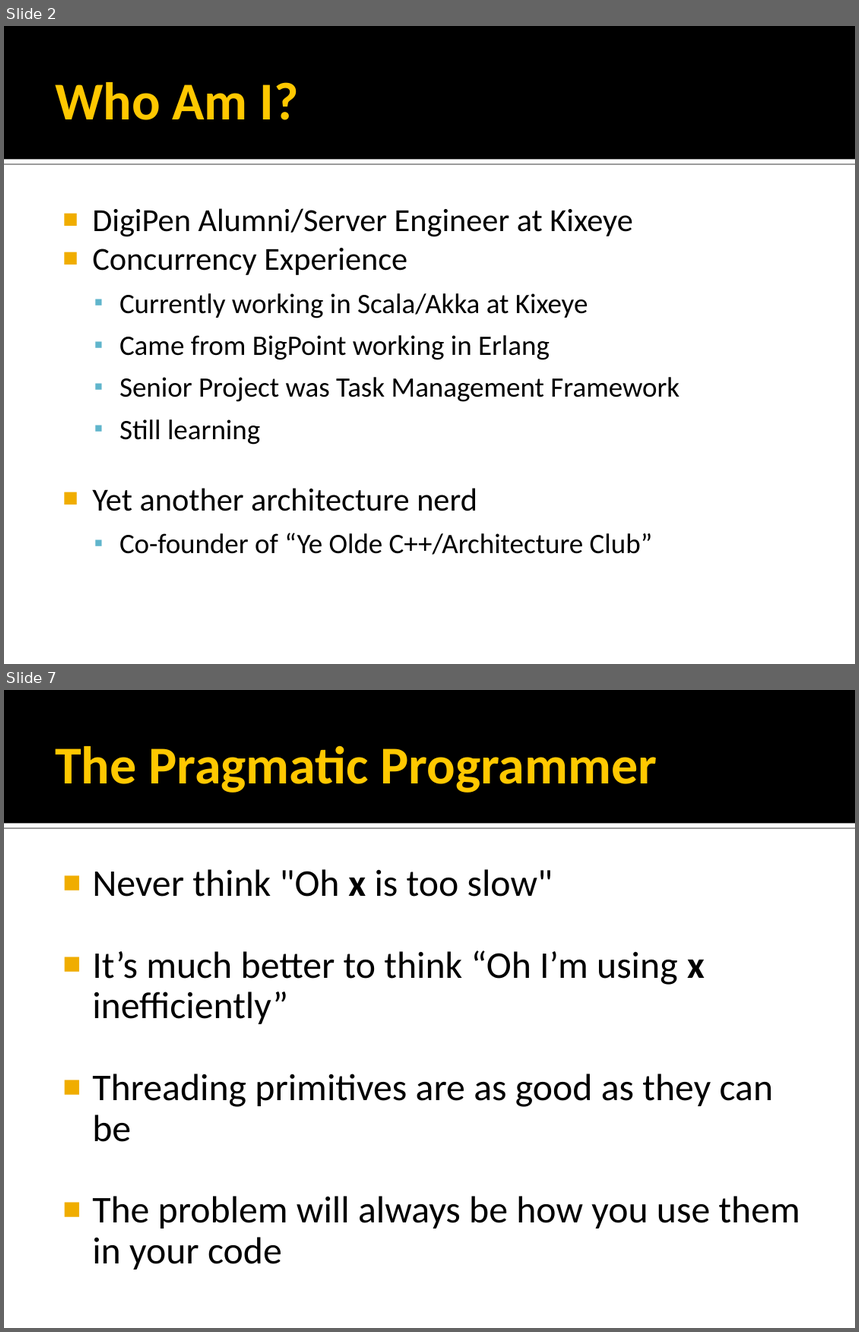
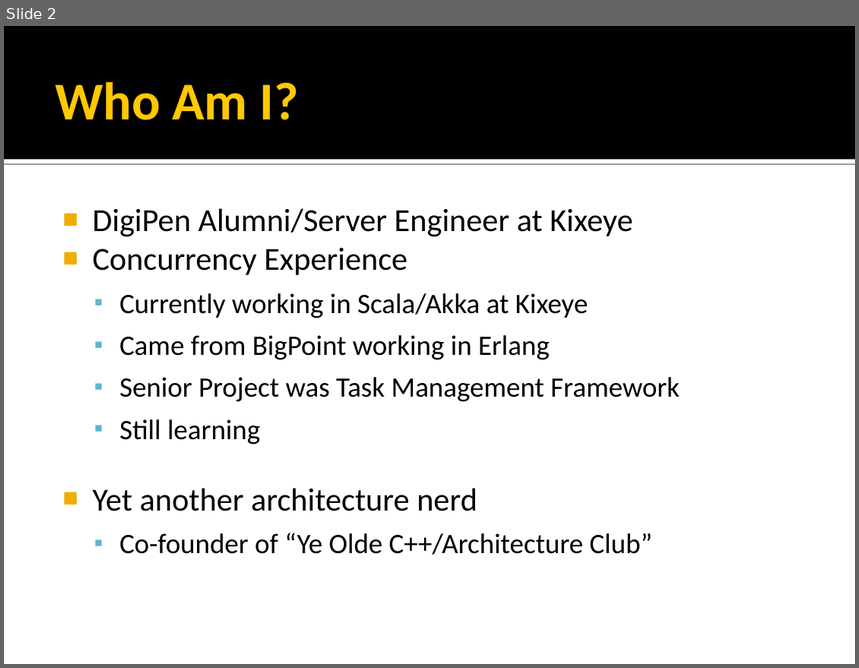
Before and after one commit to rmeisler/example_code, a slide deck: Concurrency Strategies.ppt. Shown one above the other, each under a label of ours: slides 2 and 7 before the commit, slide 2 after it; the slides between them are not shown. The pictures are 859x1332 and 859x668 pixels, drawn with LibreOffice and Linux fonts; fonts in the diff are those of the drawing. Boxes give left, top, right and bottom in pixels: in the first picture for what was removed or moved away, otherwise in the second. Text is boxed around its words. In the diff, an @@ line names an element or a change of style, - is before the commit and + after.

Commit message:
Massive refactor - Fixed subtle memory problems in Actor, redesigned ActorFactory to do delayed creation,   using local copy technique instead of cache alignment to prevent potential false sharing on   Actor - Changed normal CRIT_SECT on ActorFactory to SRWLOCK for better perf - Rewrote presentation from ground up, almost done - Next commit will be from other comp where I have triple-buffering changes for Render Thread implementation

```diff
--- a/Concurrency Strategies.ppt
+++ b/Concurrency Strategies.ppt
@@ slide 7 removed at (4,690,855,1328), background #FFFFFF; not listed: 2 template elements that a slide beside it also shows @@
@@ title removed at (55,745,658,793) @@
-The Pragmatic Programmer
@@ text removed at (92,869,800,1270) @@
-■ Never think "Oh x is too slow"
-■ It’s much better to think “Oh I’m using x inefficiently”
-■ Threading primitives are as good as they can be
-■ The problem will always be how you use them in your code
```
Also in this commit, not shown: 3 slides changed, 42 slides added, 18 other slides removed, 17 other files.
